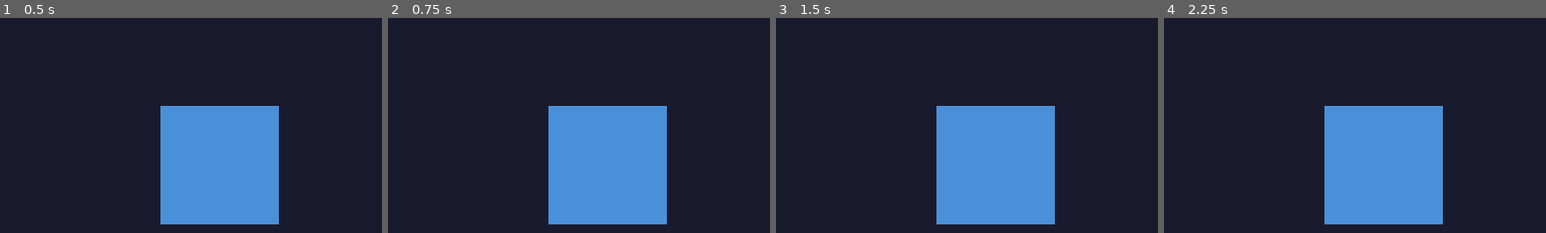
Above: before the commit, frames 1-4 (left to right).
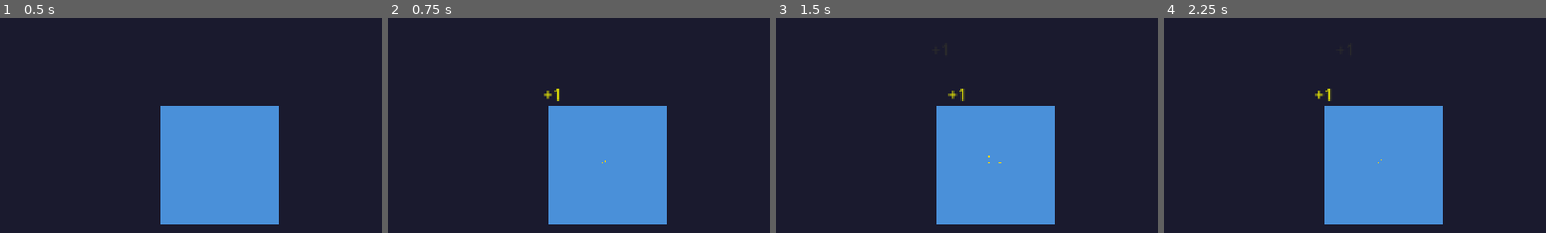
Above: after the commit, the same moments.

Repository: petit-crabe/clicker-game
Game: Godot game, scene res://scenes/main.tscn
Same seed, same stepped clock (60 frames per second), same inputs: the game is played once before the commit and once after it.
Inputs (mouse positions are % of the whole screen's width and height, from its top left):
- Up to frame 1 (0.5 s): no input
- Up to frame 2 (0.75 s): click (50, 50) at 0.5 s
- Up to frame 3 (1.5 s): click (50, 50) at 1.25 s
- Up to frame 4 (2.25 s): click (50, 50) at 2 s
The pictures show only the part of the screen within x 21-71%, y 16-66%; the shares and areas given below are measured in that part.

Frame 1 is identical in both runs. In frame 2, 0.1% of the frame differs, in the area x 40-57%, y 32-68%; in frame 3, 0.1%, in the area x 45-59%, y 32-68%; in frame 4, 0.1%.

Commit message:
feat: add click visual feedback (bounce, particles, floating numbers)

Diff:
--- a/scenes/main.gd
+++ b/scenes/main.gd
@@ -3,12 +3,34 @@
 @onready var _currency_label: Label = $HUD/CurrencyLabel
 @onready var _production_label: Label = $HUD/ProductionLabel
 
+@onready var _click_button: TextureButton = $ClickZone/ClickButton
+
 func _ready() -> void:
 	GameManager.currency_changed.connect(_on_currency_changed)
-
 	_on_currency_changed(GameManager.currency)
-
 	_production_label.text = "⚡ 0 / s"
+	_click_button.pressed.connect(_on_click_button_pressed)
 
 func _on_currency_changed(new_amount: float) -> void:
 	_currency_label.text = "💰 " + GameManager.format_number(new_amount)
+
+func _on_click_button_pressed() -> void:
+	_spawn_floating_number(GameManager.currency_per_click, _click_button.global_position)
+
+func _spawn_floating_number(value: float, origin: Vector2) -> void:
+	var label := Label.new()
+
+	label.text = "+%s" % GameManager.format_number(value)
+	label.position = origin + Vector2(randf_range(-40.0, 40.0), -20)
+	label.add_theme_color_override("font_color", Color.YELLOW)
+	label.add_theme_font_size_override("font_size", 28)
+
+	add_child(label)
+
+	var tween := create_tween().set_parallel(true)
+	tween.tween_property(label, "position:y", label.position.y - 100.0, 1.0)
+	tween.tween_property(label, "modulate:a", 0.0, 1.0)
+
+	await tween.finished
+
+	label.queue_free()
--- a/scenes/main.tscn
+++ b/scenes/main.tscn
@@ -36,18 +36,7 @@
 grow_vertical = 2
 
 [node name="ClickButton" parent="ClickZone" unique_id=1493723647 instance=ExtResource("2_0wfyh")]
-custom_minimum_size = Vector2(200, 200)
 layout_mode = 2
-
-[node name="Background" type="ColorRect" parent="ClickZone/ClickButton" unique_id=1123172166]
-layout_mode = 1
-anchors_preset = 15
-anchor_right = 1.0
-anchor_bottom = 1.0
-grow_horizontal = 2
-grow_vertical = 2
-mouse_filter = 2
-color = Color(0.2901961, 0.5647059, 0.8509804, 1)
 
 [node name="HUD" type="VBoxContainer" parent="." unique_id=1747639011]
 layout_mode = 0
--- a/scenes/ui/click_button.tscn
+++ b/scenes/ui/click_button.tscn
@@ -3,6 +3,29 @@
 [ext_resource type="Script" uid="uid://djpboxdbwn0l3" path="res://scripts/click_button.gd" id="1_65rlc"]
 
 [node name="ClickButton" type="TextureButton" unique_id=1493723647]
+custom_minimum_size = Vector2(200, 200)
 offset_right = 40.0
 offset_bottom = 40.0
 script = ExtResource("1_65rlc")
+
+[node name="ColorRect" type="ColorRect" parent="." unique_id=1884870937]
+layout_mode = 1
+anchors_preset = 15
+anchor_right = 1.0
+anchor_bottom = 1.0
+grow_horizontal = 2
+grow_vertical = 2
+mouse_filter = 2
+color = Color(0.2901961, 0.5647059, 0.8509804, 1)
+
+[node name="Particles" type="CPUParticles2D" parent="." unique_id=910407333]
+emitting = false
+amount = 10
+lifetime = 0.5
+one_shot = true
+explosiveness = 1.0
+direction = Vector2(0, -1)
+spread = 30.0
+initial_velocity_min = 100.0
+initial_velocity_max = 200.0
+color = Color(1, 0.84313726, 0, 1)
--- a/scripts/click_button.gd
+++ b/scripts/click_button.gd
@@ -1,7 +1,25 @@
 extends TextureButton
 
+@onready var _particles: CPUParticles2D = $Particles
+
 func _ready() -> void:
+	await get_tree().process_frame
+
+	pivot_offset = size / 2.0
+
+	_particles.position = size / 2.0
+
 	pressed.connect(_on_pressed)
 
 func _on_pressed() -> void:
 	GameManager.click()
+
+	_play_bounce()
+
+	_particles.restart()
+
+func _play_bounce() -> void:
+	var tween := create_tween()
+
+	tween.tween_property(self, "scale", Vector2(1.1, 1.1), 0.08)
+	tween.tween_property(self, "scale", Vector2.ONE, 0.08)
